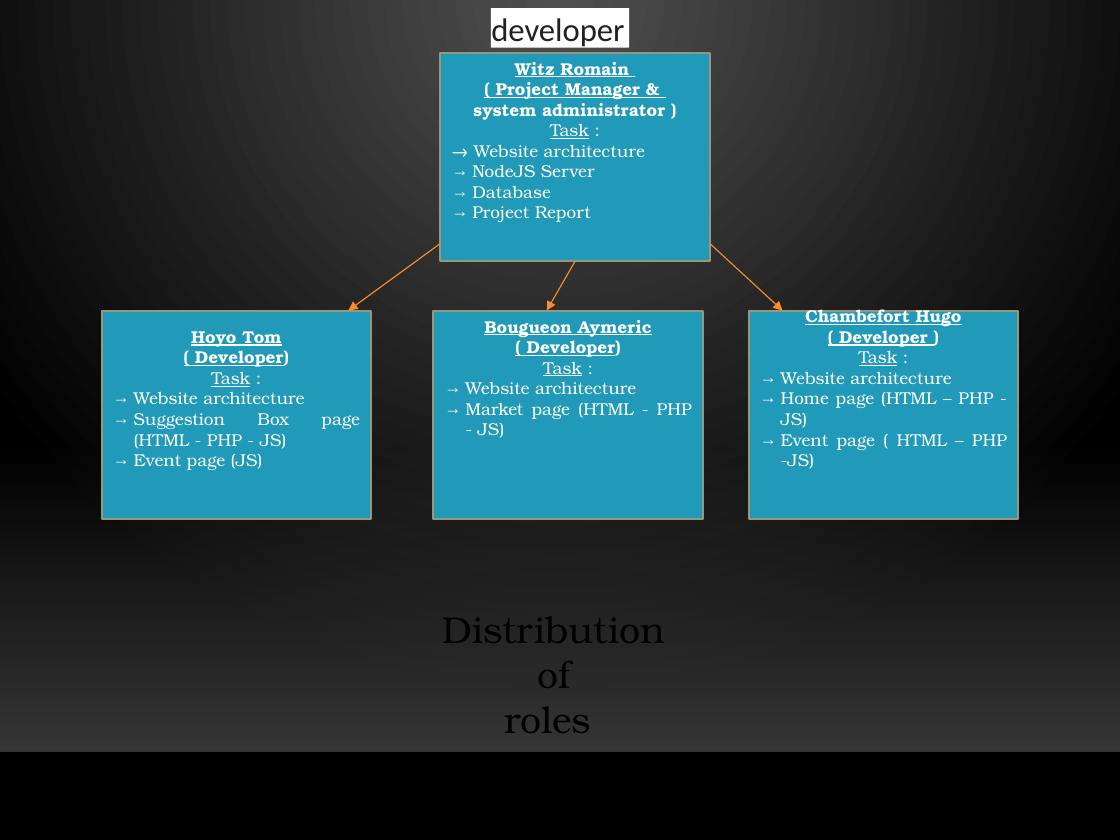
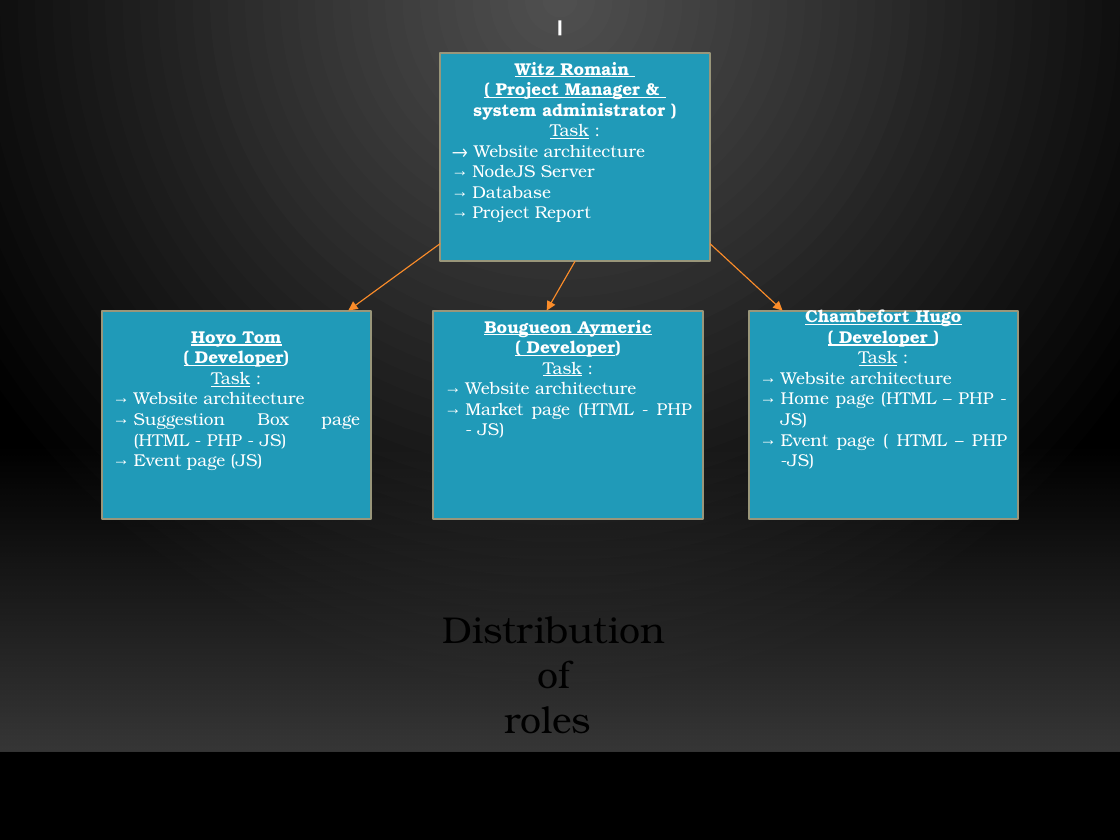
Before and after one commit to HugoChambefort/Projet-Web, a slide deck: slide 4 of Doc/Website-BDE-Toulouse-Presentation.pptx. Drawn at 1120x840 pixels with LibreOffice and Linux fonts; fonts in the diff are those of the drawing; background and template pictures are left out. Boxes give left, top, right and bottom in pixels: in the first picture for what was removed or moved away, otherwise in the second. Text is boxed around its words. In the diff, an @@ line names an element or a change of style, - is before the commit and + after.

```diff
--- a/Doc/Website-BDE-Toulouse-Presentation.pptx
+++ b/Doc/Website-BDE-Toulouse-Presentation.pptx
@@ rectangle removed at bbox=[491, 8, 629, 47] @@
-developer
@@ rectangle added at bbox=[559, 20, 562, 35], fill #FFFFFF @@
```
Also in this commit, not shown: 3 other slides changed, 5 slides added.
